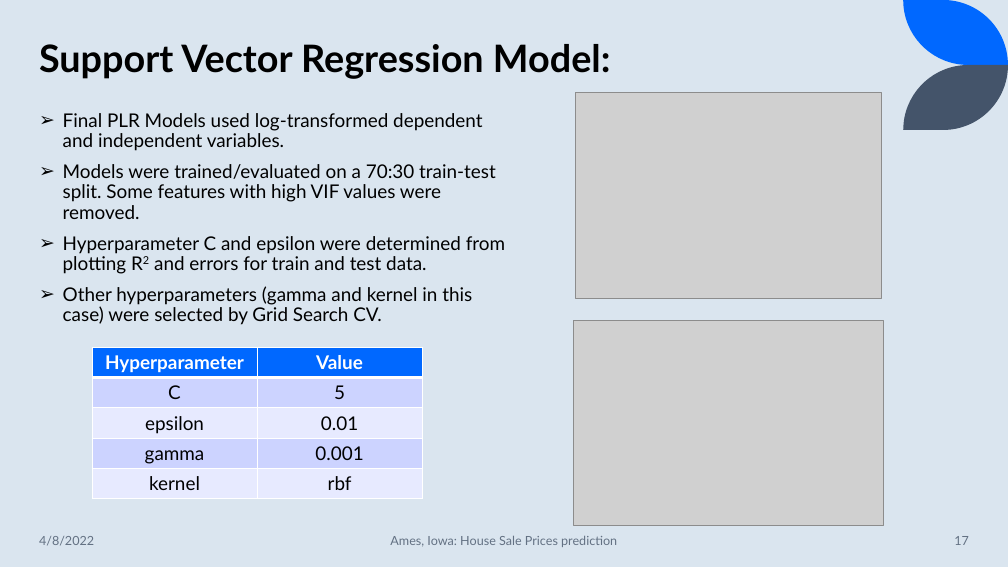
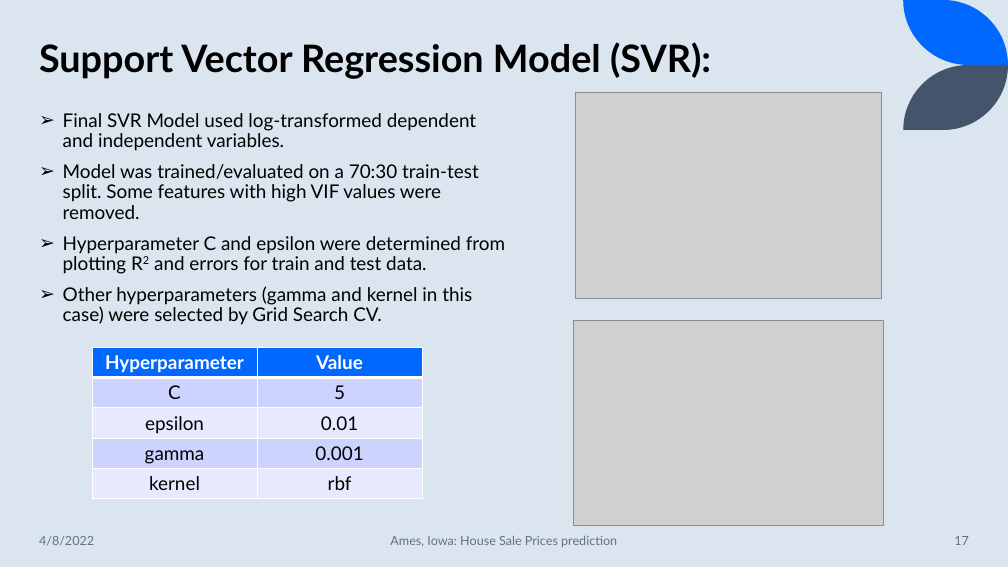
Before and after one commit to suhitasva/ML_Project, a slide deck: slide 17 of ML_Project.pptx. Drawn at 1008x567 pixels with LibreOffice and Linux fonts; fonts in the diff are those of the drawing; grey boxes stand for pictures. Boxes give left, top, right and bottom in pixels: in the first picture for what was removed or moved away, otherwise in the second. Text is boxed around its words. In the diff, an @@ line names an element or a change of style, - is before the commit and + after.

Commit message:
Final touches/clean up - Final commit

```diff
--- a/ML_Project.pptx
+++ b/ML_Project.pptx
@@ title at [39,42,711,79]: text changed @@
-Support Vector Regression Model:
+Support Vector Regression Model (SVR):
@@ text at [63,113,479,219]: text changed @@
-➢ Final PLR Models used log-transformed dependent and independent variables.
-➢ Models were trained/evaluated on a 70:30 train-test split. Some features with high VIF values were removed.
+➢ Final SVR Model used log-transformed dependent and independent variables.
+➢ Model was trained/evaluated on a 70:30 train-test split. Some features with high VIF values were removed.
```
Also in this commit, not shown: 4 other slides changed.
